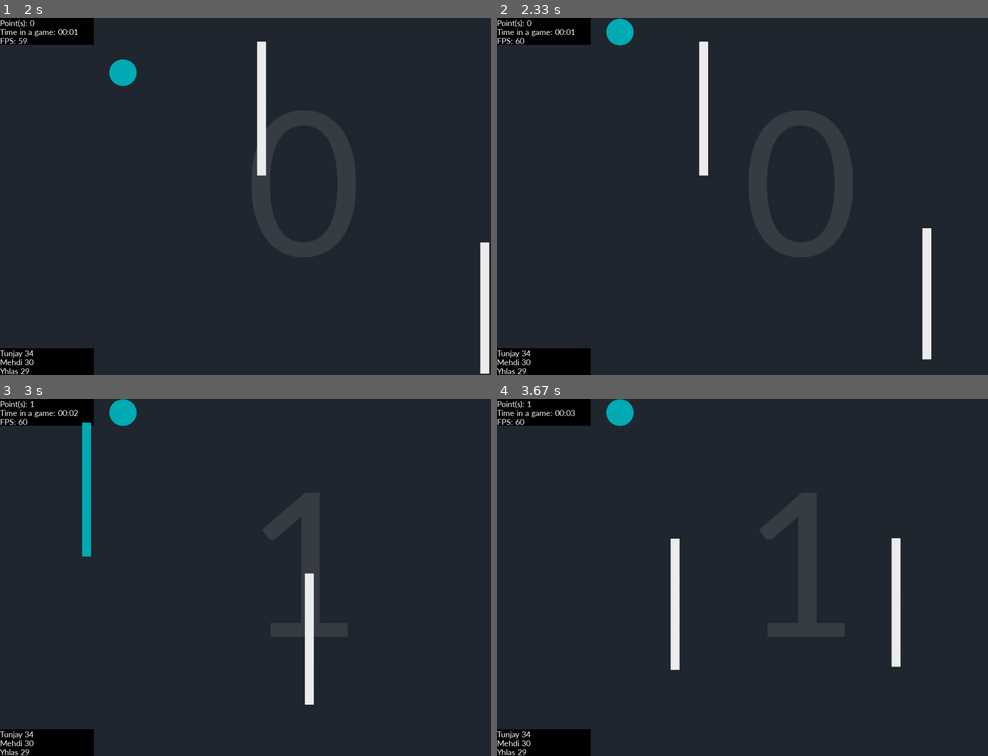
Above: before the commit, frames 1-4 (two rows, left to right).
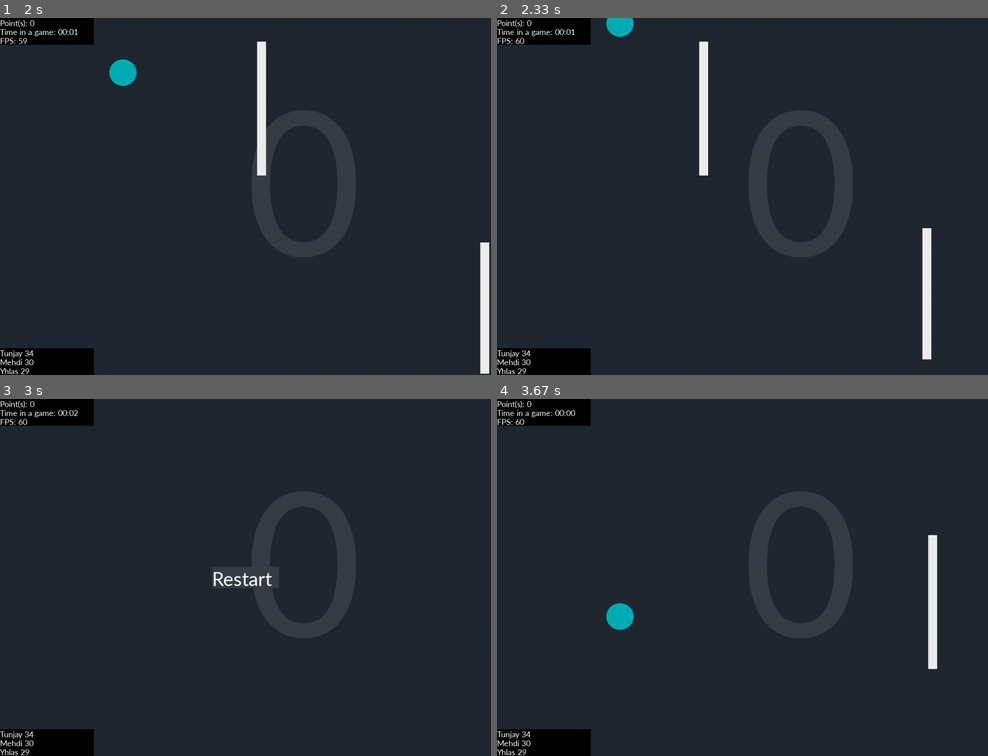
Above: after the commit, the same moments.

Repository: Helohi/FunBird_pygame_python
Game: pygame game, started from main.py
Two runs of this game, one before a commit and one after it. Both use one fixed random seed, a clock stepped at 60 frames per second and the inputs below.
Inputs (mouse positions are in pixels of both pictures, inside the frame that each line leads up to):
- Up to frame 1 (2 s): click (245, 196) at 0.38 s; click (127, 200) at 0.72 s; click (93, 282) at 1.05 s; click (304, 228) at 1.38 s; click (127, 125) at 1.72 s
- Up to frame 2 (2.33 s): click (747, 235) at 2.05 s
- Up to frame 3 (3 s): tap Space at 2.33, 2.73 s
- Up to frame 4 (3.67 s): tap Space at 3.03 s; click (742, 577) at 3.22 s, where only the run after the commit has a clickable "Restart"; click (580, 613) at 3.55 s

Frame 1 is identical in both runs. In frame 2, 0.2% of the frame differs, in the area x 22-28%, y 0-8%; in frame 3, 2.0%; in frame 4, 2.8%, in the area x 6-90%, y 0-76%.

Commit message:
Teleport

Diff:
--- a/bird.py
+++ b/bird.py
@@ -24,10 +24,12 @@
         self.speed = 15
 
     def move(self):
-        self.position[1] = max(self.position[1] - self.speed, Constants.SIZE_OF_BIRD)
-        self.speed -= 1
+        self.position[1] = self.position[1] - self.speed
+        self.speed = max(self.speed - 1, Constants.MAX_GRAVITATION)
 
     def is_alive(self):
-        if self.position[1] > Constants.WINDOW_HEIGHT:
-            return False
+        if self.position[1] - self.size > Constants.WINDOW_HEIGHT:
+            self.position[1] = -self.size
+        elif self.position[1] + self.size < 0:
+            self.position[1] = Constants.WINDOW_HEIGHT + self.size
         return True
--- a/constants.py
+++ b/constants.py
@@ -3,5 +3,6 @@
     WINDOW_HEIGHT = 800
     FPS = 60
     SIZE_OF_BIRD = 30
+    MAX_GRAVITATION = -100
     Points = 0
     BACKGROUND_COLOR = (34, 40, 49,)
